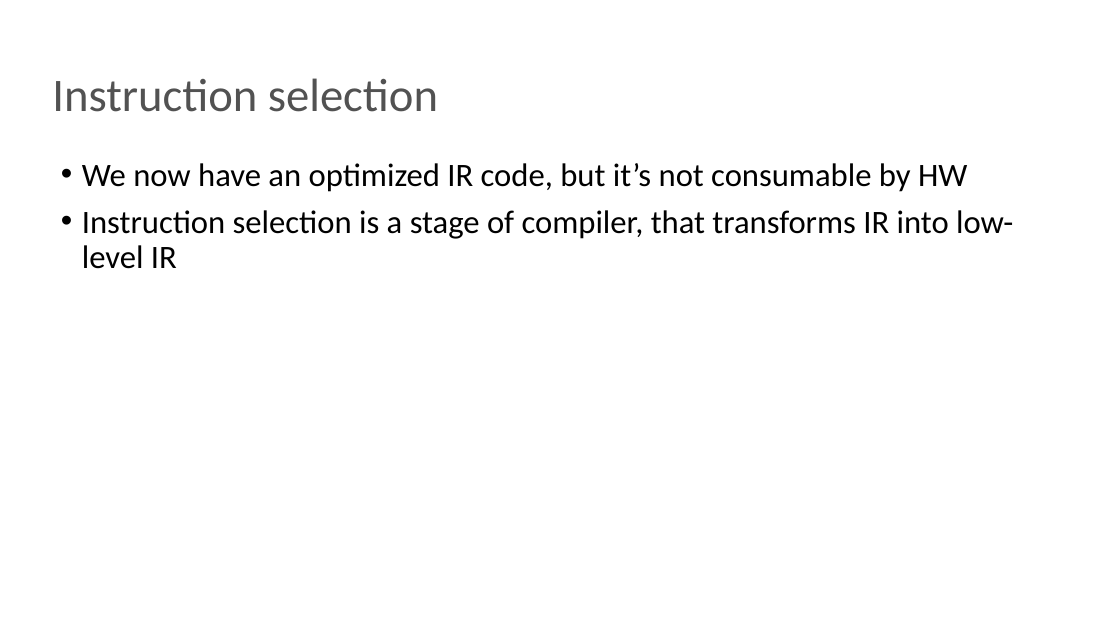
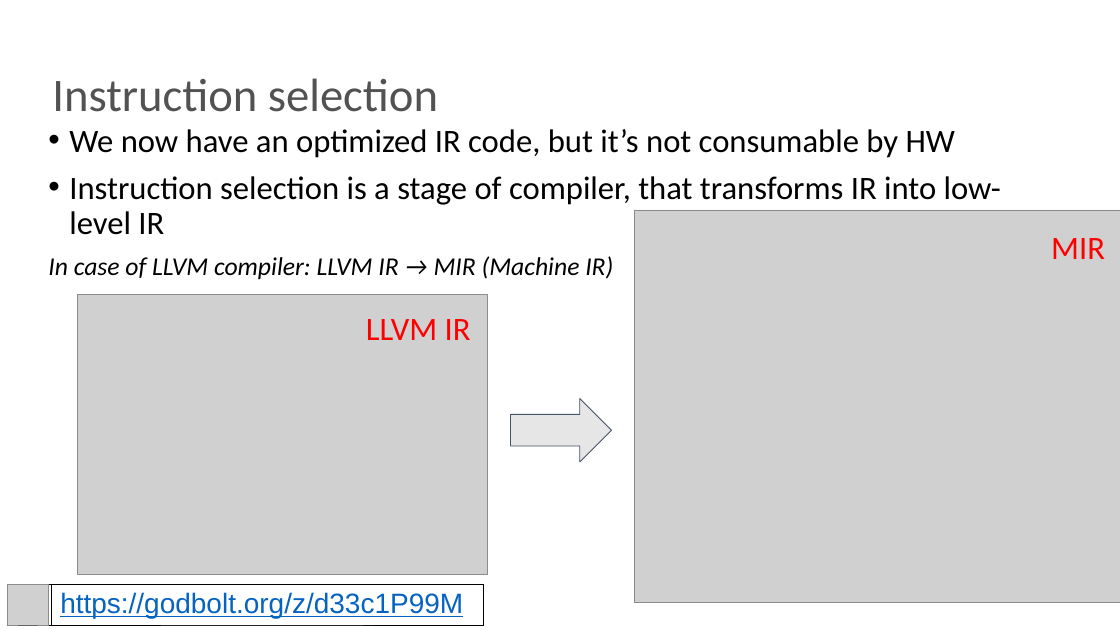
Before and after one commit to NN-complr-tech/Complr-course-lectures, a slide deck: slide 7 of 08-Backends-1.pptx (slide 6 before the commit). Drawn at 1120x630 pixels with LibreOffice and Linux fonts; fonts in the diff are those of the drawing; grey boxes stand for pictures. Boxes give left, top, right and bottom in pixels: in the first picture for what was removed or moved away, otherwise in the second. Text is boxed around its words. In the diff, an @@ line names an element or a change of style, - is before the commit and + after.

```diff
--- a/08-Backends-1.pptx
+++ b/08-Backends-1.pptx
@@ text "We now have an optimized ...": place and size @@
-text "We now have an optimized ..." at bbox=[82, 163, 1013, 269]
+text "We now have an optimized ..." at bbox=[48, 129, 1001, 279]
@@ picture added at bbox=[634, 210, 1120, 603] @@
@@ text added at bbox=[1051, 238, 1105, 259], 28 pt, text #FF0000 @@
+MIR
@@ text at bbox=[48, 256, 613, 279]: paragraph added @@
+In case of LLVM compiler: LLVM IR → MIR (Machine IR)
@@ picture added at bbox=[77, 294, 488, 574] @@
@@ text added at bbox=[366, 319, 471, 340], 28 pt, text #FF0000 @@
+LLVM IR
@@ right arrow added at bbox=[511, 398, 612, 462], fill #E7E6E6, outline #44546A 0.75 pt @@
@@ rectangle added at bbox=[7, 584, 483, 625], fill #FFFFFF, outline #000000 0.75 pt @@
@@ picture added at bbox=[7, 584, 48, 625] @@
@@ rectangle added at bbox=[52, 584, 484, 625], fill #FFFFFF, outline #000000 0.75 pt, 24 pt, text #0563C1, underline @@
+https://godbolt.org/z/d33c1P99M
```
Also in this commit, not shown: 9 other slides changed, 3 slides added.
